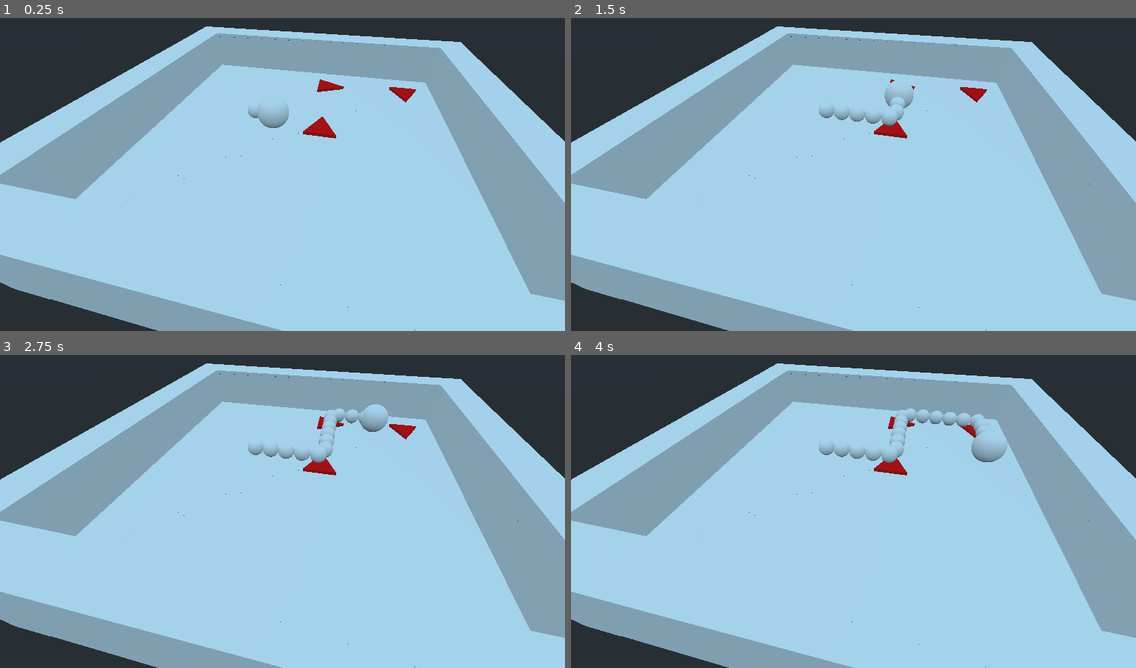
Above: before the commit, frames 1-4 (two rows, left to right).
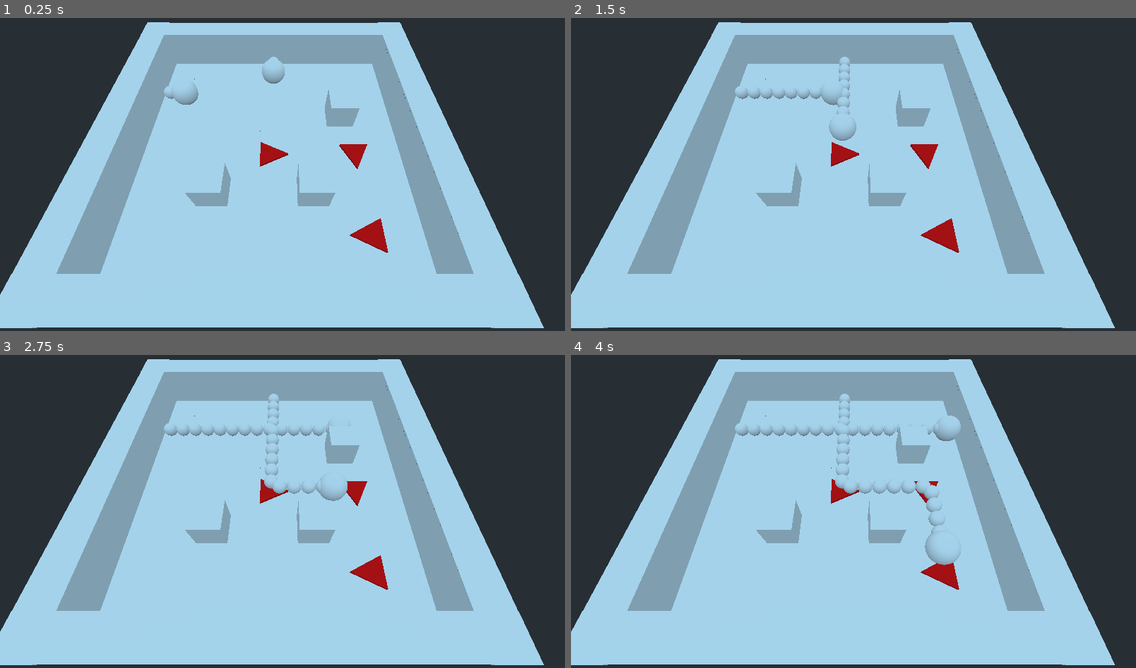
Above: after the commit, the same moments.

Repository: 0xafbf/boomtown
Game: Godot game, scene res://Scenes/World.tscn
Same seed, same stepped clock (60 frames per second), same inputs: the game is played once before the commit and once after it.
Inputs (mouse positions are in pixels of both pictures, inside the frame that each line leads up to):
- Up to frame 1 (0.25 s): no input
- Up to frame 2 (1.5 s): move the mouse to (977, 149) at 0.52 s; click (977, 149) at 0.67 s; move the mouse to (740, 183) at 1.27 s; click (740, 183) at 1.42 s
- Up to frame 3 (2.75 s): move the mouse to (339, 430) at 2.02 s; click (339, 430) at 2.17 s
- Up to frame 4 (4 s): move the mouse to (825, 567) at 2.77 s; click (825, 567) at 2.92 s; move the mouse to (1023, 552) at 3.52 s; click (1023, 552) at 3.67 s

The runs differ from the first frame. In frame 1, 38% of the frame differs, in the area x 0-100%, y 1-100%; in frame 2, 38%; in frame 3, 39%; in frame 4, 39%.

Commit message:
bombs now explode

Diff:
--- /dev/null
+++ b/Scenes/Bomb.tscn
@@ -0,0 +1,48 @@
+[gd_scene load_steps=8 format=2]
+
+[ext_resource path="res://Scenes/Powder.tscn" type="PackedScene" id=1]
+[ext_resource path="res://Scripts/Bomb.gd" type="Script" id=2]
+
+[sub_resource type="SphereShape" id=1]
+
+[sub_resource type="SphereMesh" id=2]
+
+[sub_resource type="ParticlesMaterial" id=3]
+direction = Vector3( 0, 1, 0 )
+spread = 73.5
+gravity = Vector3( 0, 0, 0 )
+initial_velocity = 25.0
+initial_velocity_random = 0.2
+damping = 30.0
+damping_random = 0.44
+color = Color( 1, 0.603922, 0, 1 )
+
+[sub_resource type="SpatialMaterial" id=4]
+params_billboard_mode = 1
+emission_enabled = true
+emission = Color( 0.913725, 0.537255, 0, 1 )
+emission_energy = 1.0
+emission_operator = 0
+emission_on_uv2 = false
+
+[sub_resource type="QuadMesh" id=5]
+material = SubResource( 4 )
+
+[node name="Bomb" type="KinematicBody"]
+script = ExtResource( 2 )
+trail_template = ExtResource( 1 )
+
+[node name="CollisionShape" type="CollisionShape" parent="."]
+shape = SubResource( 1 )
+
+[node name="MeshInstance" type="MeshInstance" parent="CollisionShape"]
+mesh = SubResource( 2 )
+material/0 = null
+
+[node name="Particles" type="Particles" parent="CollisionShape"]
+emitting = false
+amount = 25
+one_shot = true
+explosiveness = 0.8
+process_material = SubResource( 3 )
+draw_pass_1 = SubResource( 5 )
--- /dev/null
+++ b/Scenes/Destructible.tscn
@@ -0,0 +1,29 @@
+[gd_scene load_steps=5 format=2]
+
+[ext_resource path="res://Scripts/Destructible.gd" type="Script" id=1]
+
+[sub_resource type="BoxShape" id=1]
+
+[sub_resource type="CubeMesh" id=2]
+
+[sub_resource type="SpatialMaterial" id=3]
+albedo_color = Color( 1, 0.615686, 0.0117647, 1 )
+
+[node name="Destructible" type="StaticBody"]
+transform = Transform( 1, 0, 0, 0, 1, 0, 0, 0, 1, 0, 3.20604, 0 )
+script = ExtResource( 1 )
+intact_path = NodePath("CollisionShape/MeshInstance")
+destroyed_path = NodePath("CollisionShape/MeshInstance2")
+destroyed = true
+
+[node name="CollisionShape" type="CollisionShape" parent="."]
+shape = SubResource( 1 )
+
+[node name="MeshInstance" type="MeshInstance" parent="CollisionShape"]
+mesh = SubResource( 2 )
+material/0 = null
+
+[node name="MeshInstance2" type="MeshInstance" parent="CollisionShape"]
+visible = false
+mesh = SubResource( 2 )
+material/0 = SubResource( 3 )
--- a/Scenes/TrailPoint.tscn
+++ b/Scenes/Powder.tscn
@@ -14,7 +14,7 @@
 collision_layer = 2
 collision_mask = 2
 script = ExtResource( 1 )
-burn_time = 0.3
+burn_time = 0.1
 
 [node name="CollisionShape" type="CollisionShape" parent="."]
 shape = SubResource( 1 )
--- a/Scenes/World.tscn
+++ b/Scenes/World.tscn
@@ -1,30 +1,20 @@
-[gd_scene load_steps=7 format=2]
+[gd_scene load_steps=5 format=2]
 
-[ext_resource path="res://Scripts/Bomb.gd" type="Script" id=1]
-[ext_resource path="res://Scenes/TrailPoint.tscn" type="PackedScene" id=2]
+[ext_resource path="res://Scenes/Bomb.tscn" type="PackedScene" id=1]
+[ext_resource path="res://Scenes/Destructible.tscn" type="PackedScene" id=2]
 [ext_resource path="res://Scenes/Arrow.tscn" type="PackedScene" id=3]
 [ext_resource path="res://Scripts/MouseControl.gd" type="Script" id=4]
 
-[sub_resource type="SphereShape" id=1]
-
-[sub_resource type="SphereMesh" id=2]
-
 [node name="Spatial" type="Spatial"]
 
-[node name="KinematicBody" type="KinematicBody" parent="."]
-transform = Transform( 1, 0, 0, 0, 1, 0, 0, 0, 1, 0, 2.09721, -3.06715 )
-script = ExtResource( 1 )
-trail_template = ExtResource( 2 )
+[node name="Bomb" parent="." instance=ExtResource( 1 )]
+transform = Transform( 1, 0, 0, 0, 1, 0, 0, 0, 1, 0, 2.09721, -8.20039 )
 
-[node name="CollisionShape" type="CollisionShape" parent="KinematicBody"]
-shape = SubResource( 1 )
-
-[node name="MeshInstance" type="MeshInstance" parent="KinematicBody/CollisionShape"]
-mesh = SubResource( 2 )
-material/0 = null
+[node name="Bomb2" parent="." instance=ExtResource( 1 )]
+transform = Transform( -4.37114e-08, 0, 1, 0, 1, 0, -1, 0, -4.37114e-08, -8.36431, 2.09721, -4.34631 )
 
 [node name="Camera" type="Camera" parent="."]
-transform = Transform( 0.219846, 0.671748, -0.707405, 0, 0.725146, 0.688595, 0.975535, -0.151385, 0.159421, -12.6324, 9.84378, 1.62405 )
+transform = Transform( 1, 0, 0, 0, 0.513751, 0.857939, 0, -0.857939, 0.513751, 0.790161, 15.4674, 10.6479 )
 script = ExtResource( 4 )
 
 [node name="CSGCombiner" type="CSGCombiner" parent="."]
@@ -61,3 +51,12 @@
 
 [node name="Arrow3" parent="." instance=ExtResource( 3 )]
 transform = Transform( -4.37114e-08, 0, -1, 0, 1, 0, 1, 0, -4.37114e-08, 5.98069, 1.39296, 6.98134 )
+
+[node name="Destructible" parent="." instance=ExtResource( 2 )]
+transform = Transform( 1, 0, 0, 0, 1, 0, 0, 0, 1, 2.7641, 2.24738, 4.11619 )
+
+[node name="Destructible2" parent="." instance=ExtResource( 2 )]
+transform = Transform( 1, 0, 0, 0, 1, 0, 0, 0, 1, -3.72009, 2.24738, 4.11619 )
+
+[node name="Destructible3" parent="." instance=ExtResource( 2 )]
+transform = Transform( 1, 0, 0, 0, 1, 0, 0, 0, 1, 5.24863, 2.24738, -2.43384 )
--- a/Scripts/Bomb.gd
+++ b/Scripts/Bomb.gd
@@ -9,14 +9,28 @@
 export var trail_template : PackedScene
 
 var distance_since_last = 100
+var last_placed_powder
+var destroyed = false
 
 func _physics_process(delta):
+	if destroyed:
+		return
+
 	var velocity = transform.basis.z * speed
 	velocity = move_and_slide(velocity)
 	var distance = velocity.length() * delta
 	distance_since_last += 	distance
 	if distance_since_last > placement_distance:
 		distance_since_last = 0
-		var trail_node = trail_template.instance()
-		trail_node.translation = translation
-		get_node("/root").add_child(trail_node)
+
+		if last_placed_powder:
+			last_placed_powder.bomb = null
+
+		last_placed_powder = trail_template.instance()
+		last_placed_powder.translation = translation
+		get_node("/root").add_child(last_placed_powder)
+		last_placed_powder.bomb = self
+
+func explode():
+	$CollisionShape/Particles.emitting = true
+	destroyed = true
--- /dev/null
+++ b/Scripts/Destructible.gd
@@ -0,0 +1,18 @@
+extends StaticBody
+
+export var score = 5
+export var intact_path: NodePath
+export var destroyed_path: NodePath
+
+onready var intact_object: Spatial = get_node(intact_path)
+onready var destroyed_object: Spatial = get_node(destroyed_path)
+
+export var destroyed: bool = false
+
+func destroy():
+	if destroyed:
+		return
+	destroyed = true
+
+	intact_object.visible = !destroyed
+	destroyed_object.visible = destroyed
--- a/Scripts/Powder.gd
+++ b/Scripts/Powder.gd
@@ -5,6 +5,8 @@
 var connected_powder = []
 var current_burn_time = 0
 export var burning: bool = false
+var bomb = null
+var burnt = false
 
 func _ready():
 	var space_state = get_world().direct_space_state
@@ -27,12 +29,16 @@
 				area.connected_powder.append(self)
 
 func _physics_process(delta):
-
+	if burnt:
+		return
 	if burning:
 		current_burn_time += delta
 		if current_burn_time > burn_time:
 			for powder in connected_powder:
 				powder.burn()
+			if bomb:
+				bomb.explode()
+			burnt = true
 
 
 func burn():
